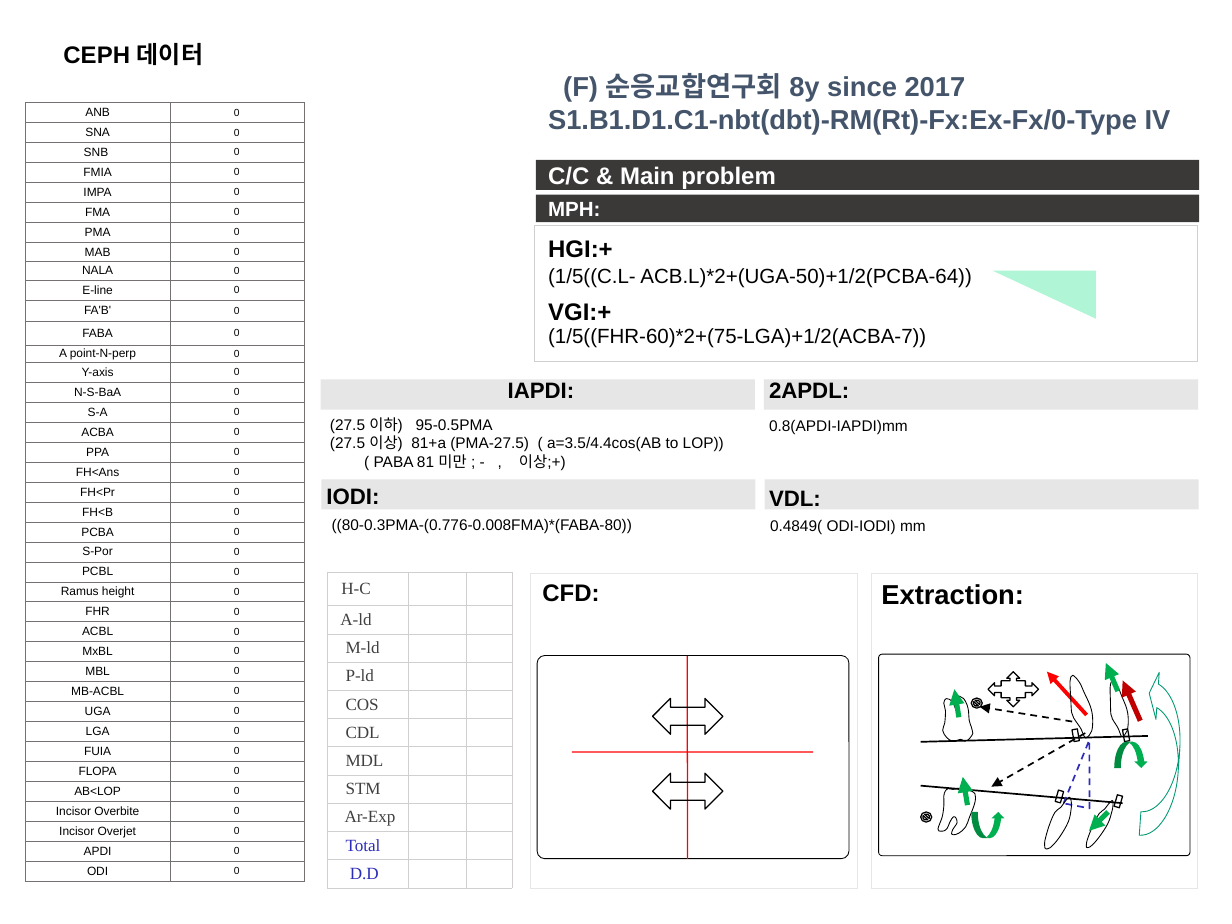
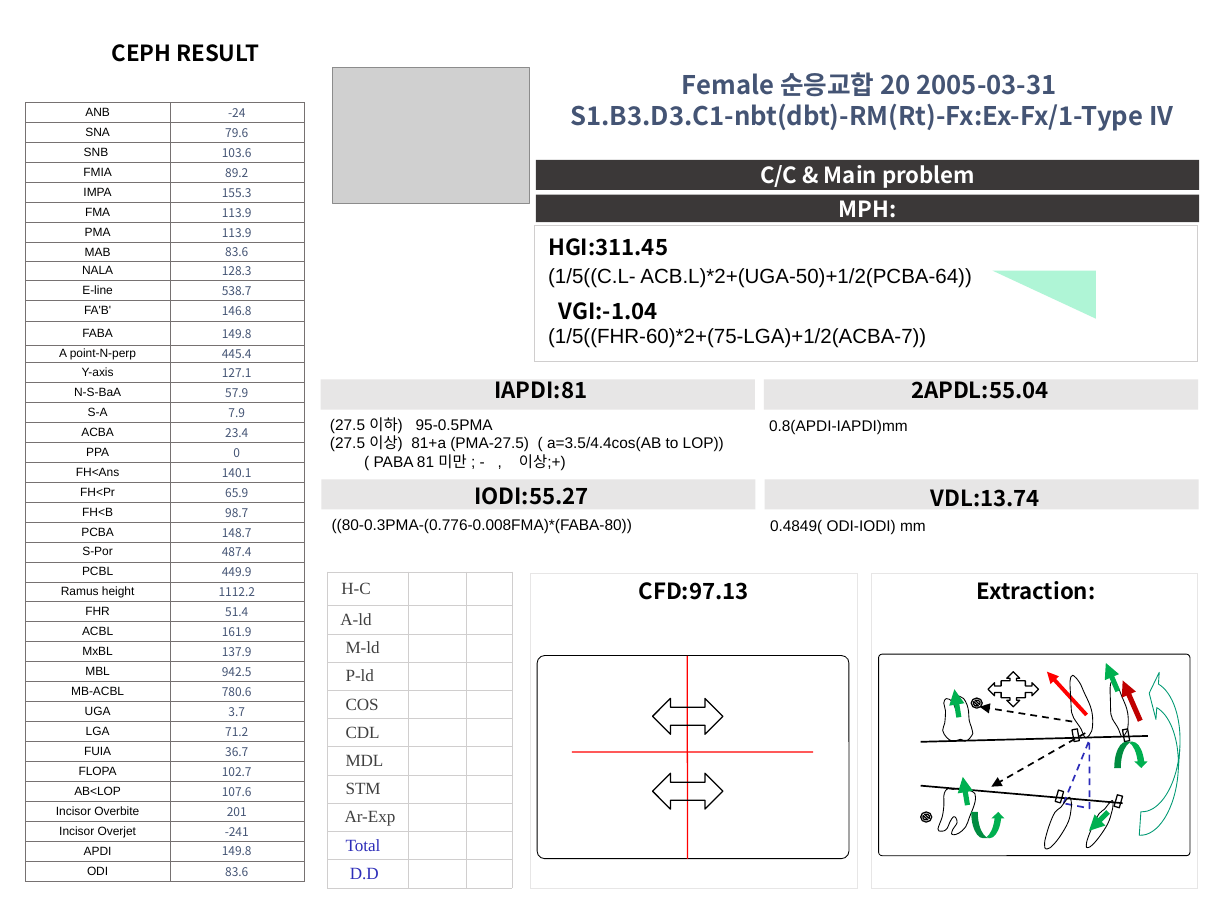
Before and after one commit to DrOksusu/koco_ppt, a slide deck: slide 1 of output_ppt.pptx. Drawn at 1232x924 pixels with LibreOffice and Linux fonts; fonts in the diff are those of the drawing; grey boxes stand for pictures. Boxes give left, top, right and bottom in pixels: in the first picture for what was removed or moved away, otherwise in the second. Text is boxed around its words. In the diff, an @@ line names an element or a change of style, - is before the commit and + after.

```diff
--- a/output_ppt.pptx
+++ b/output_ppt.pptx
@@ text at [112,44,259,62]: text changed; size 14 to 13 pt; font Arial to Noto Sans CJK KR @@
-CEPH 데이터
+CEPH RESULT
@@ picture added at [333,68,530,203] @@
@@ text at [570,72,1173,131]: text changed; size 16 to 15 pt; font Arial to Noto Sans CJK KR; text colour #44546A to #445474 @@
-(F) 순응교합연구회 8y since 2017
-S1.B1.D1.C1-nbt(dbt)-RM(Rt)-Fx:Ex-Fx/0-Type IV
+Female 순응교합 20 2005-03-31
+S1.B3.D3.C1-nbt(dbt)-RM(Rt)-Fx:Ex-Fx/1-Type IV
@@ table at [26,102,304,882] @@
-row 1, column 2: 0
+row 1, column 2: -24
-row 2, column 2: 0
+row 2, column 2: 79.6
-row 3, column 2: 0
+row 3, column 2: 103.6
-row 4, column 2: 0
+row 4, column 2: 89.2
-row 5, column 2: 0
+row 5, column 2: 155.3
-row 6, column 2: 0
+row 6, column 2: 113.9
-row 7, column 2: 0
+row 7, column 2: 113.9
-row 8, column 2: 0
+row 8, column 2: 83.6
-row 9, column 2: 0
+row 9, column 2: 128.3
-row 10, column 2: 0
+row 10, column 2: 538.7
-row 11, column 2: 0
+row 11, column 2: 146.8
-row 12, column 2: 0
+row 12, column 2: 149.8
-row 13, column 2: 0
+row 13, column 2: 445.4
-row 14, column 2: 0
+row 14, column 2: 127.1
-row 15, column 2: 0
+row 15, column 2: 57.9
-row 16, column 2: 0
+row 16, column 2: 7.9
-row 17, column 2: 0
+row 17, column 2: 23.4
-row 19, column 2: 0
+row 19, column 2: 140.1
-row 20, column 2: 0
+row 20, column 2: 65.9
-row 21, column 2: 0
+row 21, column 2: 98.7
-row 22, column 2: 0
+row 22, column 2: 148.7
-row 23, column 2: 0
+row 23, column 2: 487.4
-row 24, column 2: 0
+row 24, column 2: 449.9
-row 25, column 2: 0
+row 25, column 2: 1112.2
-row 26, column 2: 0
+row 26, column 2: 51.4
-row 27, column 2: 0
+row 27, column 2: 161.9
-row 28, column 2: 0
+row 28, column 2: 137.9
-row 29, column 2: 0
+row 29, column 2: 942.5
-row 30, column 2: 0
+row 30, column 2: 780.6
-row 31, column 2: 0
+row 31, column 2: 3.7
-row 32, column 2: 0
+row 32, column 2: 71.2
-row 33, column 2: 0
+row 33, column 2: 36.7
-row 34, column 2: 0
+row 34, column 2: 102.7
-row 35, column 2: 0
+row 35, column 2: 107.6
-row 36, column 2: 0
+row 36, column 2: 201
-row 37, column 2: 0
+row 37, column 2: -241
-row 38, column 2: 0
+row 38, column 2: 149.8
-row 39, column 2: 0
+row 39, column 2: 83.6
@@ size 6 to 7 pt, font Arial to Noto Sans CJK KR, text colour #000000 to #445474 in "0" @@
@@ rectangle "C/C & Main problem" at [536,160,1199,190]: size 14 to 13 pt, font Arial to Noto Sans CJK KR; alignment left to centre @@
@@ rectangle "MPH:" at [536,195,1199,223]: size 12 to 13 pt, font Arial to Noto Sans CJK KR; alignment left to centre @@
@@ text at [548,238,668,256]: text changed; size 14 to 13 pt; font Arial to Noto Sans CJK KR @@
-HGI:+
+HGI:311.45
@@ text at [559,302,658,320]: text changed; size 14 to 13 pt; font Arial to Noto Sans CJK KR @@
-VGI:+
+VGI:-1.04
@@ text at [494,381,587,399]: text changed; font Arial to Noto Sans CJK KR @@
-IAPDI:
+IAPDI:81
@@ text at [911,381,1049,399]: text changed; font Arial to Noto Sans CJK KR @@
-2APDL:
+2APDL:55.04
@@ text at [474,487,588,505]: text changed; font Arial to Noto Sans CJK KR @@
-IODI:
+IODI:55.27
@@ text at [931,489,1040,507]: text changed; font Arial to Noto Sans CJK KR @@
-VDL:
+VDL:13.74
@@ text at [639,582,749,600]: text changed; size 14 to 13 pt; font Arial to Noto Sans CJK KR @@
-CFD:
+CFD:97.13
@@ text "Extraction:" at [977,581,1096,600]: size 16 to 13 pt, font Arial to Noto Sans CJK KR; alignment left to centre @@
```
Also in this commit, not shown: 1 other slide changed, 8 other files.
